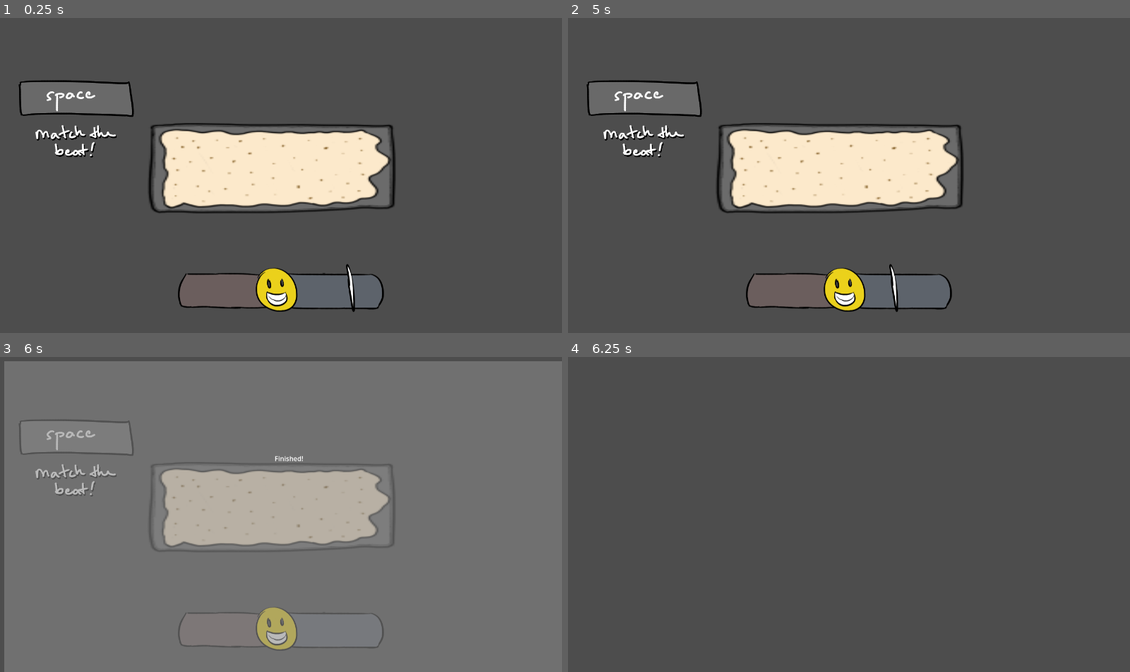
Above: before the commit, frames 1-4 (two rows, left to right).
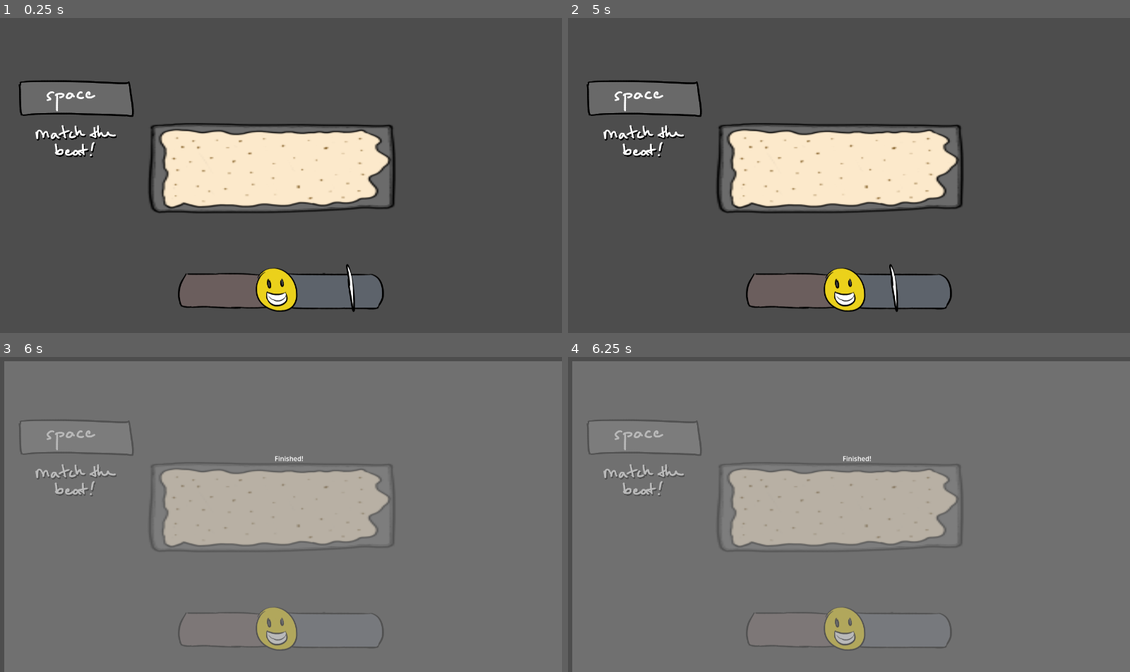
Above: after the commit, the same moments.

Repository: yanalex981/Tasty-Treads
Game: Godot game, scene res://Scenes/Microgames/CutterMicrogame.tscn
Two runs of this game, one before a commit and one after it. Both use one fixed random seed, a clock stepped at 60 frames per second and the inputs below. This scene is started directly instead of the project's main scene.
Inputs:
- Up to frame 1 (0.25 s): no input
- Up to frame 2 (5 s): tap Enter (ui_accept) at 0.5, 0.77, 1.25, 1.52, 2, 2.75, 3.02, 3.77, 4.52 s; hold D (right) 0.53-1.28 s; tap Space (interact) every 0.75 s from 0.6 to 4.35 s; hold S (down) 1.28-2.03 s; hold D (right) 2.03-2.78 s; hold W (up) 2.78-3.53 s; hold A (left) from 3.53 s (still down)
- Up to frame 3 (6 s): tap Enter (ui_accept) at 5, 5.75 s; release A (left) at 5.03 s; hold S (down) 5.03-5.78 s; tap Space (interact) at 5.1, 5.85 s; hold D (right) from 5.78 s (still down)
- Up to frame 4 (6.25 s): keep holding D (right); tap Enter (ui_accept) at 6.02 s

Frames 1-3 are identical in both runs. In frame 4, 96% of the frame differs, in the area x 0-100%, y 1-100%.

Commit message:
tested most microgames, seems to work ok except oven and maybe the cookie cutter

Diff:
--- a/Scenes/Components/Agent.tscn
+++ b/Scenes/Components/Agent.tscn
@@ -237,7 +237,8 @@
 [sub_resource type="AnimationNodeStateMachinePlayback" id="AnimationNodeStateMachinePlayback_uhtb2"]
 
 [node name="Agent" type="CharacterBody2D"]
-collision_layer = 2
+collision_layer = 32
+collision_mask = 16
 motion_mode = 1
 
 [node name="boundaries" type="CollisionShape2D" parent="."]
@@ -249,8 +250,8 @@
 [node name="reachable_zone" type="Area2D" parent="."]
 visible = false
 position = Vector2(0, -60)
-collision_layer = 4
-collision_mask = 4
+collision_layer = 64
+collision_mask = 64
 metadata/_edit_group_ = true
 
 [node name="zone" type="CollisionShape2D" parent="reachable_zone"]
--- a/Scenes/kitchen.tscn
+++ b/Scenes/kitchen.tscn
@@ -45,7 +45,7 @@
 script = ExtResource("1_hjfb8")
 
 [node name="round_timer" type="Timer" parent="."]
-wait_time = 300.0
+wait_time = 180.0
 autostart = true
 
 [node name="time_tracker" type="Timer" parent="."]
@@ -124,12 +124,15 @@
 
 [node name="Droid" parent="kitchen/player_spawn" node_paths=PackedStringArray("order_tracker", "order_spawner") instance=ExtResource("7_x5gre")]
 position = Vector2(800, 360)
+collision_layer = 2
+collision_mask = 1
 motion_mode = 0
 order_tracker = NodePath("../../droid1_order_tracker2")
 order_spawner = NodePath("../../order_spawner")
 
 [node name="wall_boundaries" type="StaticBody2D" parent="kitchen"]
 visible = false
+collision_layer = 16
 collision_mask = 0
 
 [node name="boundaries" type="CollisionPolygon2D" parent="kitchen/wall_boundaries"]
@@ -138,6 +141,8 @@
 
 [node name="left_counter_boundaries" type="StaticBody2D" parent="kitchen"]
 visible = false
+collision_layer = 16
+collision_mask = 16
 
 [node name="boundaries" type="CollisionPolygon2D" parent="kitchen/left_counter_boundaries"]
 build_mode = 1
@@ -145,6 +150,8 @@
 
 [node name="right_counter_boundaries" type="StaticBody2D" parent="kitchen"]
 visible = false
+collision_layer = 16
+collision_mask = 16
 
 [node name="boundaries" type="CollisionPolygon2D" parent="kitchen/right_counter_boundaries"]
 build_mode = 1
@@ -193,6 +200,8 @@
 
 [node name="fridge_highlight" parent="kitchen" instance=ExtResource("8_xnfjy")]
 position = Vector2(200, 464)
+collision_layer = 64
+collision_mask = 64
 interact_input_map = "interact"
 enabled = false
 effect_sprite = ExtResource("9_i0njw")
@@ -200,6 +209,8 @@
 
 [node name="mixing_highlight" parent="kitchen" instance=ExtResource("8_xnfjy")]
 position = Vector2(200, 576)
+collision_layer = 64
+collision_mask = 64
 interact_input_map = "interact"
 enabled = false
 effect_sprite = ExtResource("9_i0njw")
@@ -207,6 +218,8 @@
 
 [node name="batter_highlight" parent="kitchen" instance=ExtResource("8_xnfjy")]
 position = Vector2(400, 464)
+collision_layer = 64
+collision_mask = 64
 interact_input_map = "interact"
 enabled = false
 effect_sprite = ExtResource("9_i0njw")
@@ -214,6 +227,8 @@
 
 [node name="cutting_highlight" parent="kitchen" instance=ExtResource("8_xnfjy")]
 position = Vector2(568, 464)
+collision_layer = 64
+collision_mask = 64
 interact_input_map = "interact"
 enabled = false
 effect_sprite = ExtResource("9_i0njw")
@@ -221,6 +236,8 @@
 
 [node name="icing_highlight" parent="kitchen" instance=ExtResource("8_xnfjy")]
 position = Vector2(784, 464)
+collision_layer = 64
+collision_mask = 64
 interact_input_map = "interact"
 enabled = false
 effect_sprite = ExtResource("9_i0njw")
@@ -228,6 +245,8 @@
 
 [node name="sprinkle_highlight" parent="kitchen" instance=ExtResource("8_xnfjy")]
 position = Vector2(920, 464)
+collision_layer = 64
+collision_mask = 64
 interact_input_map = "interact"
 enabled = false
 effect_sprite = ExtResource("9_i0njw")
@@ -235,6 +254,8 @@
 
 [node name="oven_highlight" parent="kitchen" instance=ExtResource("8_xnfjy")]
 position = Vector2(1168, 368)
+collision_layer = 64
+collision_mask = 64
 interact_input_map = "interact"
 enabled = false
 effect_sprite = ExtResource("9_i0njw")
@@ -242,6 +263,8 @@
 
 [node name="cooling_highlight" parent="kitchen" instance=ExtResource("8_xnfjy")]
 position = Vector2(1168, 488)
+collision_layer = 64
+collision_mask = 64
 interact_input_map = "interact"
 enabled = false
 effect_sprite = ExtResource("9_i0njw")
@@ -249,6 +272,8 @@
 
 [node name="destination_highlight" parent="kitchen" instance=ExtResource("8_xnfjy")]
 position = Vector2(1112, 248)
+collision_layer = 64
+collision_mask = 64
 interact_input_map = "interact"
 enabled = false
 effect_sprite = ExtResource("9_i0njw")
@@ -256,6 +281,8 @@
 
 [node name="source_highlight" parent="kitchen" instance=ExtResource("8_xnfjy")]
 position = Vector2(656, 216)
+collision_layer = 64
+collision_mask = 64
 interact_input_map = "interact"
 effect_sprite = ExtResource("9_i0njw")
 proximity_sprite = ExtResource("10_i0fk7")
--- a/Scripts/Kitchen.gd
+++ b/Scripts/Kitchen.gd
@@ -36,6 +36,7 @@
 @onready var earnings_label : Label = $info_ui/VBoxContainer/panel/padding/earnings_label
 @onready var player_spawn : Marker2D = $kitchen/player_spawn
 @onready var player : Player = $kitchen/player
+@onready var microgame_canvas : CanvasLayer = $microgames
 
 func _ready():
 	var seconds_remaining = ceil(round_timer.time_left)
@@ -48,29 +49,64 @@
 	earnings += player_order_tracker.current_order.price
 	player_order_tracker.complete_order()
 
-func _on_fridge_highlight_invoked():
+func _game_ended(success):
+	if not success:
+		player.tips -= 200
+
+	for node in microgame_canvas.get_children():
+		node.queue_free()
 	player_order_tracker.next_step()
 
+func _on_fridge_highlight_invoked():
+	var game = fridge_game.instantiate()
+	microgame_canvas.add_child(game)
+	game.connect("game_ended", _game_ended)
+	var good = ['Eggs', "Flour", 'Butter']
+	var bad = ['FishHead', 'Bottle']
+	game.start(good, bad)
+	game.set_upgraded(purchased_upgrades.tuneUpActivated)
+
 func _on_mixing_highlight_invoked():
-	player_order_tracker.next_step()
+	var game = mixing_game.instantiate()
+	microgame_canvas.add_child(game)
+	game.set_upgraded(purchased_upgrades.whiskActivated)
+	game.connect("game_ended", _game_ended)
 
 func _on_batter_highlight_invoked():
-	player_order_tracker.next_step()
+	var game = mixing_game.instantiate()
+	microgame_canvas.add_child(game)
+	game.set_upgraded(purchased_upgrades.whiskActivated)
+	game.connect("game_ended", _game_ended)
 
 func _on_cutting_highlight_invoked():
-	player_order_tracker.next_step()
+	var game = cutting_game.instantiate()
+	microgame_canvas.add_child(game)
+#	game.set_upgraded(purchased_upgrades.whiskActivated)
+	game.connect("game_ended", _game_ended)
 
 func _on_icing_highlight_invoked():
-	player_order_tracker.next_step()
+	var game = icing_game.instantiate()
+	microgame_canvas.add_child(game)
+#	game.set_upgraded(purchased_upgrades.whiskActivated)
+	game.connect("game_ended", _game_ended)
 
 func _on_sprinkle_highlight_invoked():
-	player_order_tracker.next_step()
+	var game = sprinkle_game.instantiate()
+	microgame_canvas.add_child(game)
+	game.set_upgraded(purchased_upgrades.whiskActivated)
+	game.connect("game_ended", _game_ended)
 
 func _on_oven_highlight_invoked():
-	player_order_tracker.next_step()
+	var game = oven_game.instantiate()
+	microgame_canvas.add_child(game)
+	game.set_upgraded(purchased_upgrades.whiskActivated)
+	game.connect("game_ended", _game_ended)
 
 func _on_cooling_highlight_invoked():
-	player_order_tracker.next_step()
+	var game = cooling_game.instantiate()
+	microgame_canvas.add_child(game)
+	game.set_upgraded(purchased_upgrades.whiskActivated)
+	game.connect("game_ended", _game_ended)
 
 func _on_order_changed(order):
 	order_tracker_ui.order = order
--- a/Scripts/Microgames/Cutting/CutterMicrogame.gd
+++ b/Scripts/Microgames/Cutting/CutterMicrogame.gd
@@ -57,11 +57,12 @@
 			# show the game ended
 		end_display.show()
 
-		emit_signal("game_ended", score)
+		var success = score > SCORE_TO_PASS
+		emit_signal("game_ended", success)
 
 		# close game
-		await get_tree().create_timer(1.0).timeout
-		queue_free()
+#		await get_tree().create_timer(1.0).timeout
+#		queue_free()
 
 	elif totalBeatsSpawned > numBeats:
 		# If there are ever more beats than cookies to cut, remove excess beats
--- a/Scripts/Microgames/Icing/IcingMicrogame.gd
+++ b/Scripts/Microgames/Icing/IcingMicrogame.gd
@@ -16,7 +16,7 @@
 	# print(success)
 
 	# close the game
-	await get_tree().create_timer(1.0).timeout
+#	await get_tree().create_timer(1.0).timeout
 	emit_signal("game_ended", success)
 
 func _on_spatula_layer_applied():
--- a/project.godot
+++ b/project.godot
@@ -57,3 +57,6 @@
 2d_physics/layer_1="Obstacles"
 2d_physics/layer_2="Player"
 2d_physics/layer_3="Interactables"
+2d_physics/layer_5="Kitchen_Obstacles"
+2d_physics/layer_6="Kitchen_Player"
+2d_physics/layer_7="Kitchen_Interactables"
Not shown: 1 places in Scenes/Microgames/CutterMicrogame.tscn that only renumber resources
Not shown: 1 places in Scenes/Microgames/IcingMicrogame.tscn that only renumber resources
Not shown: 1 places in Scenes/kitchen.tscn that only renumber resources
